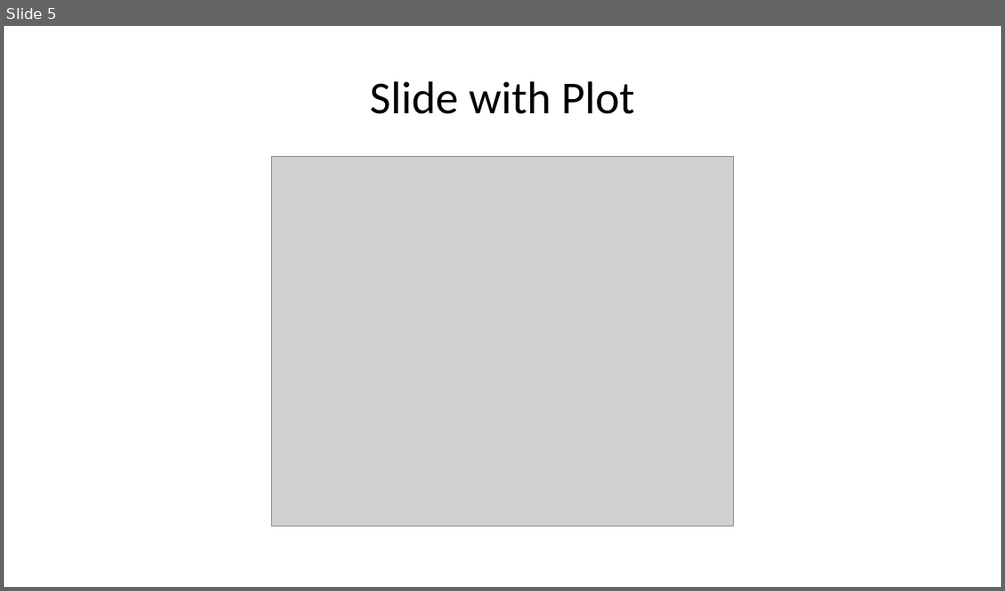
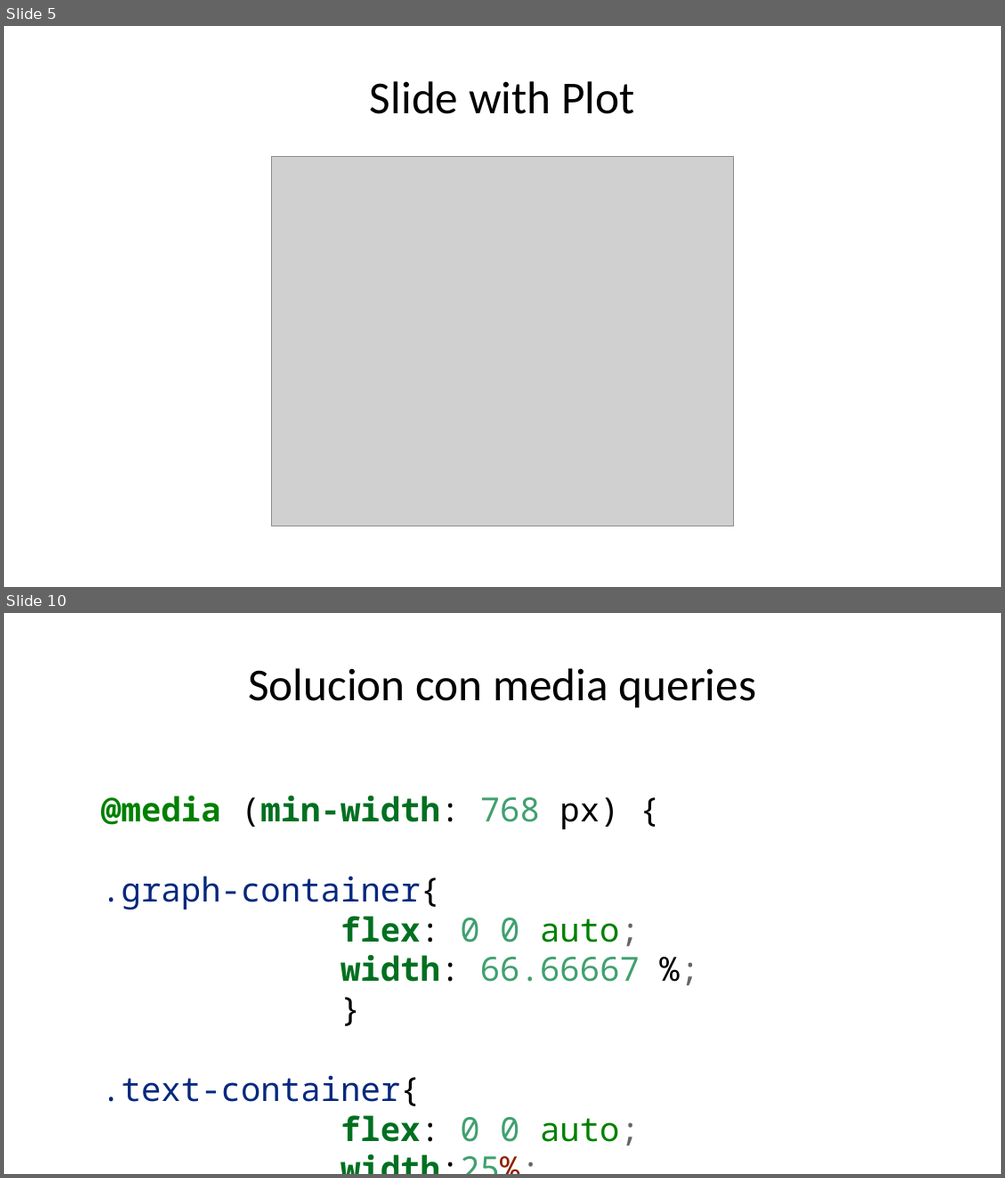
Before and after one commit to datacivica/ppt-huelladecuidados-LatinR, a slide deck: ppt-LatinR.pptx. Shown one above the other, each under a label of ours: slide 5 before the commit, slides 5 and 10 after it; the slides between them are not shown. The pictures are 1005x591 and 1005x1178 pixels, drawn with LibreOffice and Linux fonts; fonts in the diff are those of the drawing; grey boxes stand for pictures. Boxes give left, top, right and bottom in pixels: in the first picture for what was removed or moved away, otherwise in the second. Text is boxed around its words. In the diff, an @@ line names an element or a change of style, - is before the commit and + after.

```diff
--- a/ppt-LatinR.pptx
+++ b/ppt-LatinR.pptx
@@ slide 10 added at <box>4,613,1001,1174</box>, background #FFFFFF @@
@@ title added at <box>248,668,757,708</box>, 33 pt, text #000000 @@
+Solucion con media queries
@@ text added at <box>101,795,639,1145</box>, 24 pt, text #06287E @@
+@media (min-width: 768 px) {
+.graph-container{
+flex: 0 0 auto;
+width: 66.66667 %;
+}
+.text-container{
+flex: 0 0 auto;
+width:25%;
+}
+}
```
Also in this commit, not shown: 1 slide changed, 5 other slides added, 2 other files.
